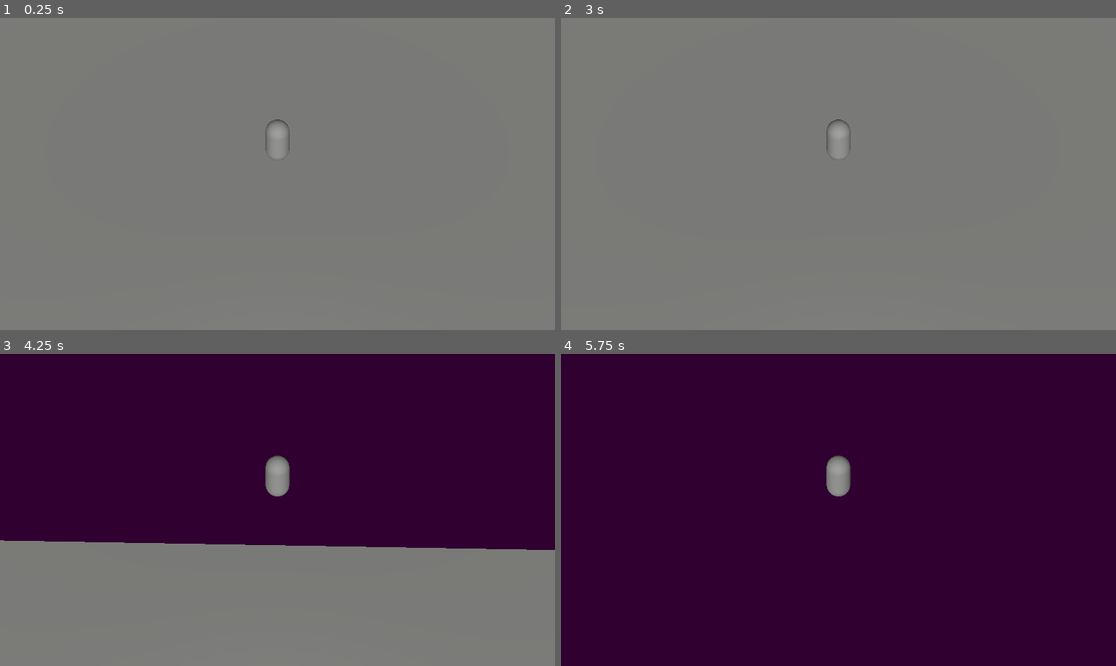
Above: before the commit, frames 1-4 (two rows, left to right).
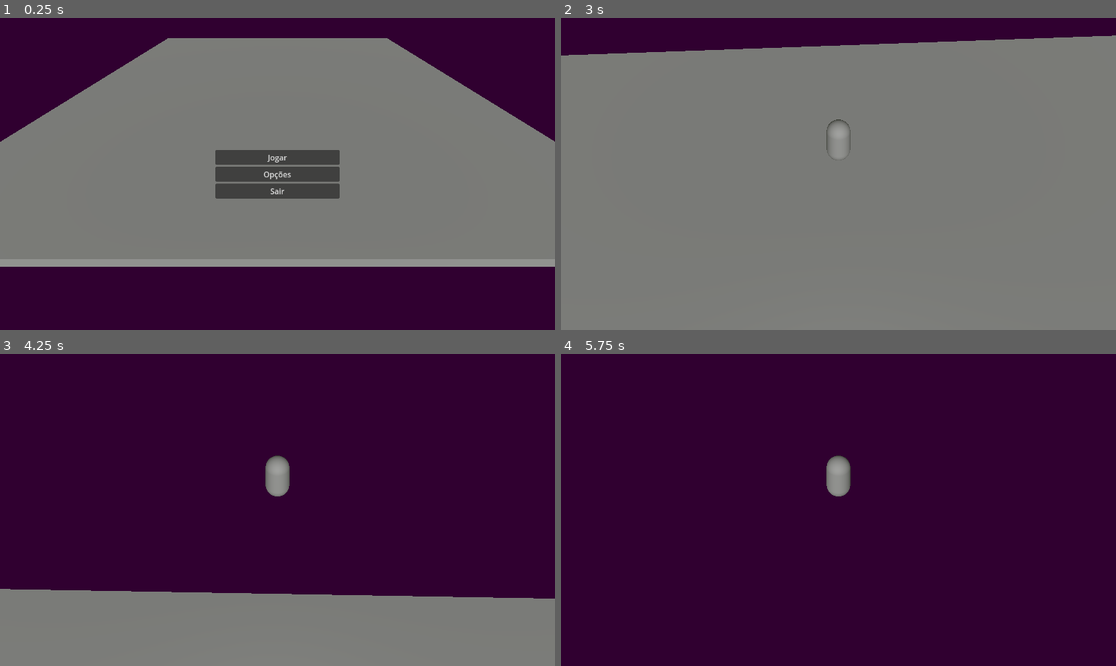
Above: after the commit, the same moments.

Repository: FellowshipOfTheGame/Hotel-Ponte-Negra
Game: Godot game, scene res://scenes/base.tscn
Two runs of this game, one before a commit and one after it. Both use one fixed random seed, a clock stepped at 60 frames per second and the inputs below.
Inputs (mouse positions are in pixels of both pictures, inside the frame that each line leads up to):
- Up to frame 1 (0.25 s): no input
- Up to frame 2 (3 s): click (838, 158) at 0.5 s, where only the run after the commit has a clickable "Jogar"; tap Enter at 1.25, 2.75 s; move the mouse to (866, 174) at 1.27 s; hold Up (ui_up) from 1.28 s (still down); tap Space at 2 s; move the mouse to (810, 174) at 2.02 s; move the mouse to (849, 167) at 2.77 s
- Up to frame 3 (4.25 s): keep holding Up (ui_up); move the mouse to (271, 516) at 3.52 s
- Up to frame 4 (5.75 s): keep holding Up (ui_up); move the mouse to (877, 513) at 4.27 s; move the mouse to (794, 506) at 5.02 s

The runs differ from the first frame. In frame 1, 40% of the frame differs, in the area x 0-100%, y 0-100%; in frame 2, 8.8%; in frame 3, 16%; in frame 4, less than 0.1%.

Commit message:
botao start comeca o jogo

Diff:
--- a/scenes/base.tscn
+++ b/scenes/base.tscn
@@ -1,6 +1,7 @@
-[gd_scene load_steps=3 format=3 uid="uid://bbwpri8lubdq6"]
+[gd_scene load_steps=4 format=3 uid="uid://bbwpri8lubdq6"]
 
-[ext_resource type="PackedScene" uid="uid://csmmjcndfe1ns" path="res://scenes/characters/player/player.tscn" id="1_pvqg0"]
+[ext_resource type="Script" uid="uid://ckxiswhlr6vfk" path="res://scripts/main.gd" id="1_baglu"]
+[ext_resource type="PackedScene" uid="uid://cp6aq6jmvtkos" path="res://scenes/menus/menu-principal.tscn" id="3_h5ip5"]
 
 [sub_resource type="Environment" id="Environment_pvqg0"]
 background_mode = 1
@@ -8,10 +9,8 @@
 ambient_light_source = 2
 ambient_light_color = Color(0.41278, 0.429387, 0.366938, 1)
 
-[node name="Node3D" type="Node3D"]
-
-[node name="Node3D" parent="." instance=ExtResource("1_pvqg0")]
-transform = Transform3D(1, 0, 0, 0, 1, 0, 0, 0, 1, -6.6245604, 0.4686755, 3.327259)
+[node name="Main" type="Node3D"]
+script = ExtResource("1_baglu")
 
 [node name="Camera3D" type="Camera3D" parent="."]
 transform = Transform3D(1, 0, 0, 0, 0.707107, 0.707107, 0, -0.707107, 0.707107, 0, 10, 30)
@@ -26,3 +25,7 @@
 
 [node name="WorldEnvironment" type="WorldEnvironment" parent="."]
 environment = SubResource("Environment_pvqg0")
+
+[node name="MenuPrincipal" parent="." instance=ExtResource("3_h5ip5")]
+
+[connection signal="start" from="MenuPrincipal" to="." method="_on_start" flags=3]
--- a/scenes/characters/player/player.tscn
+++ b/scenes/characters/player/player.tscn
@@ -16,6 +16,7 @@
 [node name="Camera3D" type="Camera3D" parent="CameraPivot"]
 transform = Transform3D(1, 0, 0, 0, 0.7071068, 0.7071068, 0, -0.7071068, 0.7071068, 0, 6, 7)
 projection = 1
+current = true
 size = 13.0
 far = 2747.22
 
--- /dev/null
+++ b/scripts/main.gd
@@ -0,0 +1,6 @@
+extends Node3D
+
+
+func _on_start() -> void:
+	add_child(preload("res://scenes/characters/player/player.tscn").instantiate())
+	$MenuPrincipal.free()
Not shown, added: scripts/main.gd.uid
